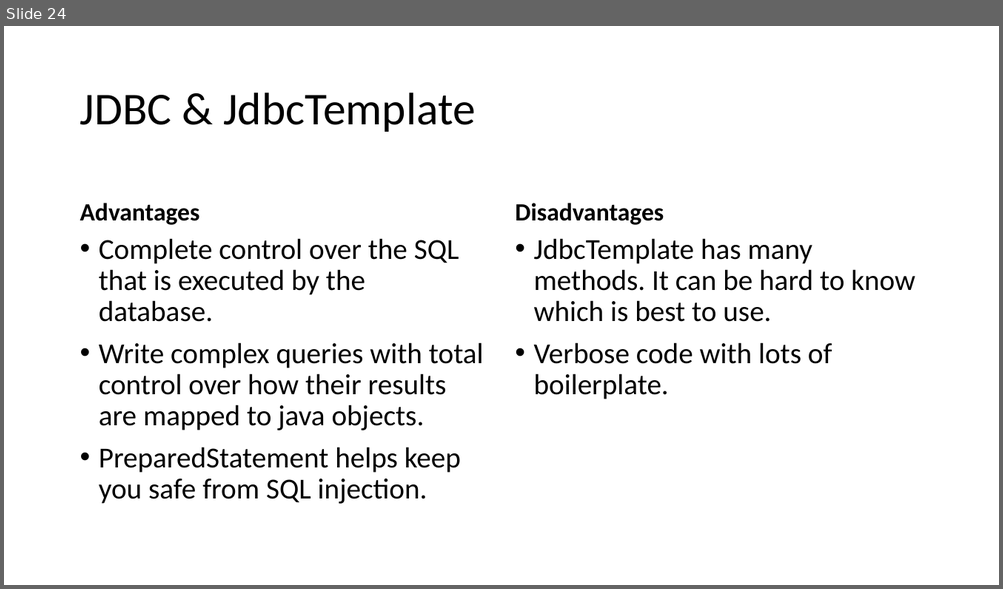
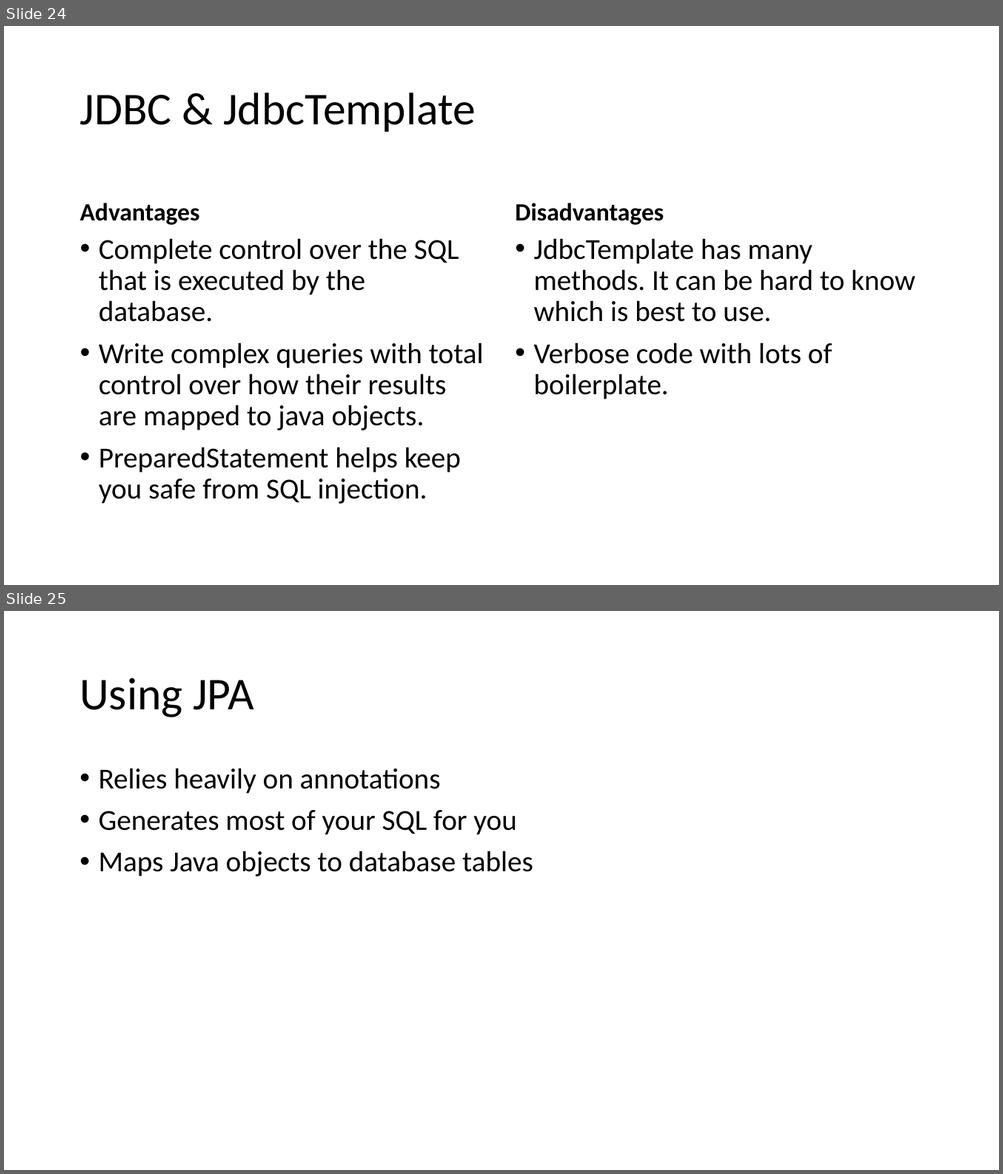
Before and after one commit to ryl/cybr406-2020, a slide deck: files/databases.pptx. Shown one above the other, each under a label of ours: slide 24 before the commit, slides 24 and 25 after it. The pictures are 1003x589 and 1003x1174 pixels, drawn with LibreOffice and Linux fonts; fonts in the diff are those of the drawing. Boxes give left, top, right and bottom in pixels: in the first picture for what was removed or moved away, otherwise in the second. Text is boxed around its words. In the diff, an @@ line names an element or a change of style, - is before the commit and + after.

```diff
--- a/files/databases.pptx
+++ b/files/databases.pptx
@@ slide 25 added at [4, 611, 999, 1170], background #FFFFFF @@
@@ title added at [79, 678, 254, 718], 44 pt, text #000000 @@
+Using JPA
@@ text added at [99, 768, 533, 877], 28 pt, text #000000 @@
+• Relies heavily on annotations
+• Generates most of your SQL for you
+• Maps Java objects to database tables
```
Also in this commit, not shown: 13 other slides added, 2 other files.
